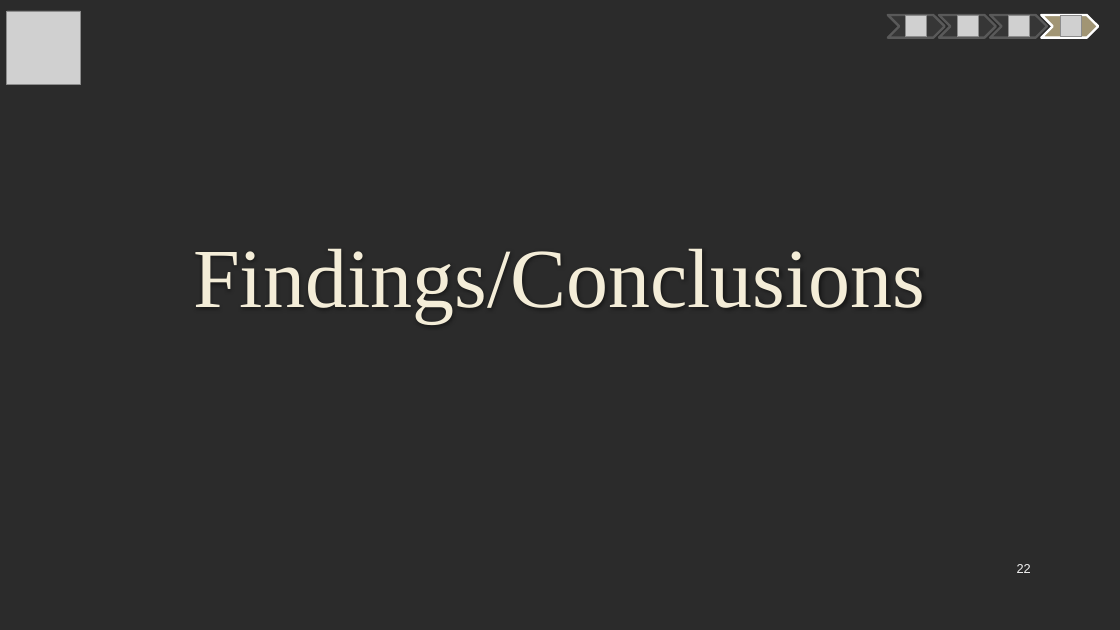
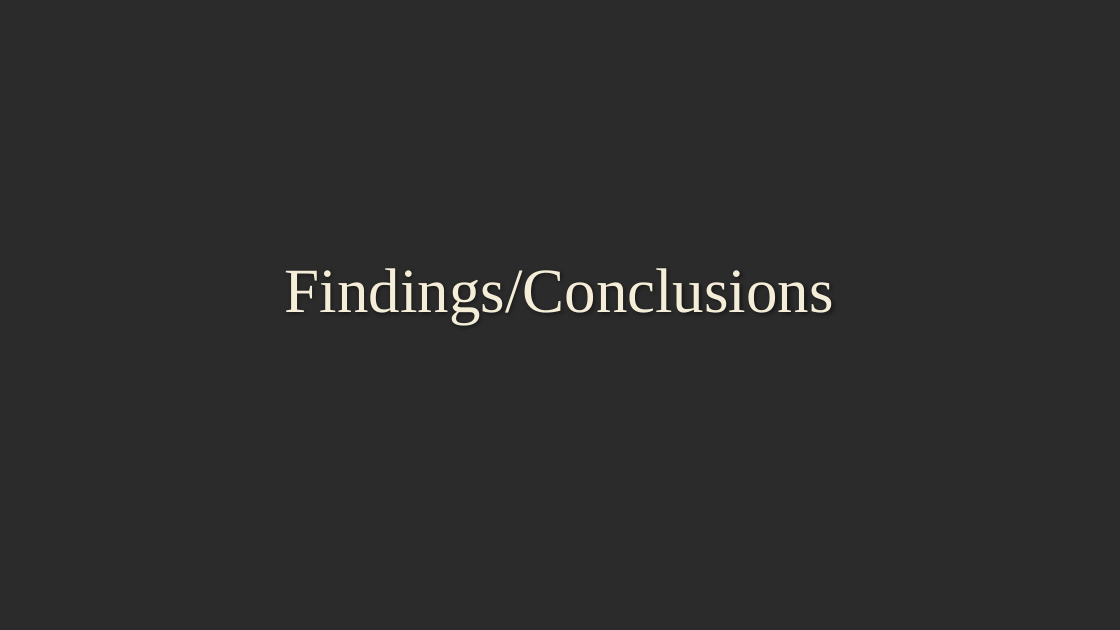
Before and after one commit to mczerwin/MTB-Categorization-Analysis, a slide deck: slide 21 of Reports/MTB Data Analysis Presentation.pptx (slide 22 before the commit). Drawn at 1120x630 pixels with LibreOffice and Linux fonts; fonts in the diff are those of the drawing; grey boxes stand for pictures; background and template pictures are left out; a plain dark background stands for a picture behind light text. Boxes give left, top, right and bottom in pixels: in the first picture for what was removed or moved away, otherwise in the second. Text is boxed around its words. In the diff, an @@ line names an element or a change of style, - is before the commit and + after.

```diff
--- a/Reports/MTB Data Analysis Presentation.pptx
+++ b/Reports/MTB Data Analysis Presentation.pptx
@@ picture removed at [7, 11, 81, 85] @@
@@ freeform shape removed at [888, 15, 945, 38] @@
@@ picture removed at [906, 16, 927, 37] @@
@@ freeform shape removed at [939, 15, 996, 38] @@
@@ picture removed at [958, 16, 979, 37] @@
@@ freeform shape removed at [991, 15, 1048, 38] @@
@@ picture removed at [1009, 16, 1030, 37] @@
@@ freeform shape removed at [1042, 15, 1099, 38] @@
@@ picture removed at [1060, 16, 1081, 37] @@
@@ title "Findings/Conclusions" at [285, 268, 834, 324]: size 72 to 54 pt @@
@@ page number removed at [1017, 564, 1031, 573] @@
-22
```
Also in this commit, not shown: 17 other slides changed, 5 slides added, 5 slides removed.
